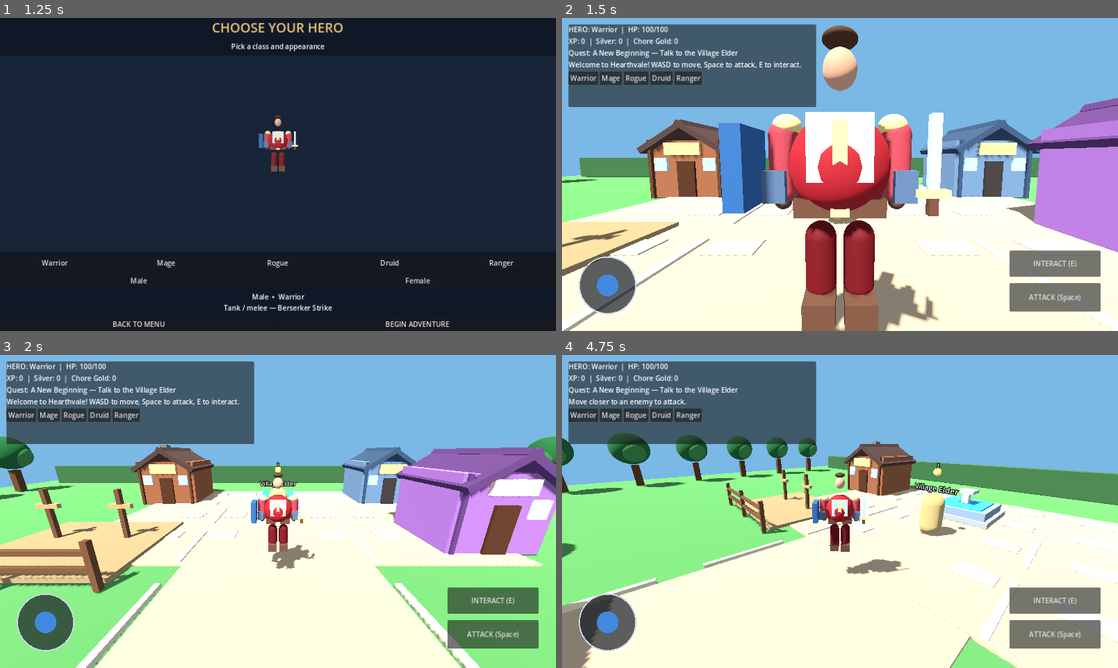
Above: before the commit, frames 1-4 (two rows, left to right).
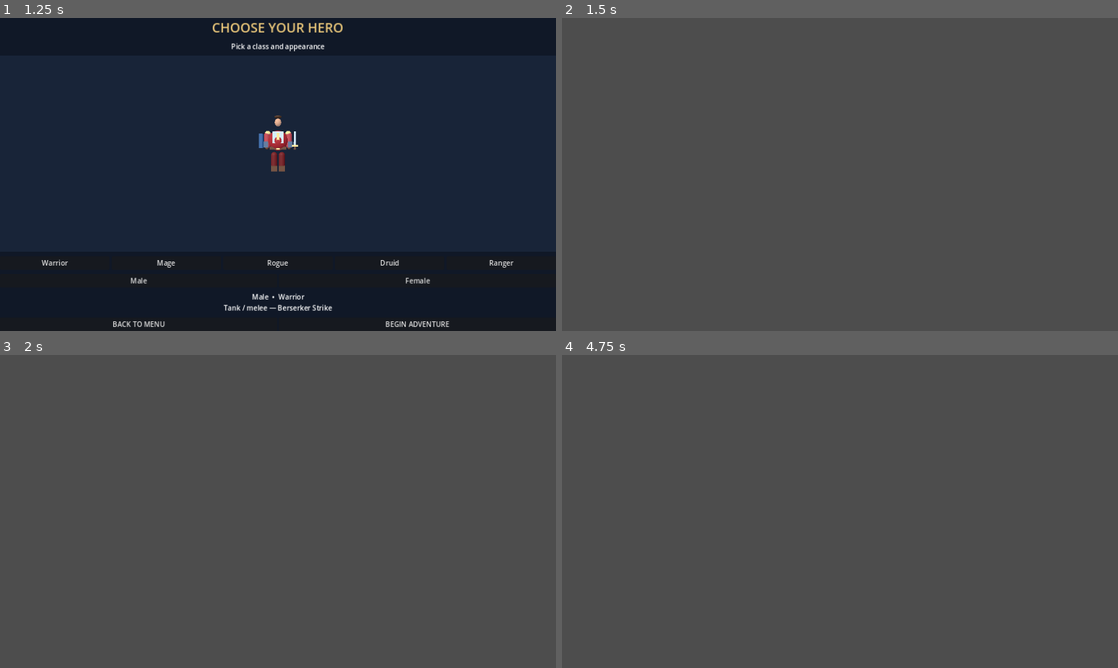
Above: after the commit, the same moments.

Repository: joeywhipple5-dot/Family-Quest
Game: Godot game, scene res://scenes/MainMenu.tscn
Same seed, same stepped clock (60 frames per second), same inputs: the game is played once before the commit and once after it.
Inputs (mouse positions are in pixels of both pictures, inside the frame that each line leads up to):
- Up to frame 1 (1.25 s): click "▶ PLAY" at 0.5 s
- Up to frame 2 (1.5 s): click "BEGIN ADVENTURE" at 1.25 s
- Up to frame 3 (2 s): no input
- Up to frame 4 (4.75 s): move the mouse to (962, 495) at 2.02 s; hold D (move_right) 2.03-2.75 s; hold Space (attack) 2.03-2.75 s; click (962, 495) at 2.17 s; drag from (728, 527) to (812, 574) at 2.77 s; move the mouse to (895, 442) at 3.52 s; hold D (move_right) 3.53-4.25 s; hold Space (attack) 3.53-4.25 s; click (895, 442) at 3.67 s; drag from (812, 574) to (673, 464) at 4.27 s

Frame 1 is identical in both runs. In frame 2, 98% of the frame differs, in the area x 0-100%, y 0-100%; in frame 3, 98%; in frame 4, 99%.
Error after the commit: Parse Error: Cannot infer the type of "movement" variable because the value doesn't have a set type. (res://player.gd:109)

Commit message:
Implement camera swipe controls and update settings
Added camera swipe functionality for player control and adjusted camera parameters.

Diff:
--- a/player.gd
+++ b/player.gd
@@ -71,20 +71,65 @@
 
     func _draw() -> void:
         var center := size / 2.0
+
         draw_circle(
             center, RADIUS,
             Color(0.08, 0.10, 0.13, 0.7)
         )
+
         draw_arc(
             center, RADIUS, 0, TAU, 48,
             Color(0.8, 0.85, 0.9), 3.0
         )
+
         draw_circle(
             center + knob_position, KNOB_RADIUS,
             Color(0.25, 0.55, 0.9, 0.95)
         )
 
 
+class CameraSwipeArea extends Control:
+    var player: CharacterBody3D
+    var tracking := false
+    var last_position := Vector2.ZERO
+
+    func _ready() -> void:
+        mouse_filter = Control.MOUSE_FILTER_STOP
+
+    func _gui_input(event: InputEvent) -> void:
+        if event is InputEventScreenTouch:
+            if event.pressed:
+                tracking = true
+                last_position = event.position
+            else:
+                tracking = false
+            accept_event()
+
+        elif event is InputEventScreenDrag and tracking:
+            var movement := event.position - last_position
+            last_position = event.position
+
+            if is_instance_valid(player):
+                player.rotate_camera(movement)
+
+            accept_event()
+
+        elif event is InputEventMouseButton:
+            if event.button_index == MOUSE_BUTTON_LEFT:
+                tracking = event.pressed
+                last_position = event.position
+                accept_event()
+
+        elif event is InputEventMouseMotion and tracking:
+            var movement := event.position - last_position
+            last_position = event.position
+
+            if is_instance_valid(player):
+                player.rotate_camera(movement)
+
+            accept_event()
+
+
 var hero_class := "Warrior"
 var hero_gender := "male"
 
@@ -98,17 +143,23 @@
 @export var braking := 24.0
 @export var turn_speed := 8.0
 
-@export var camera_follow_speed := 5.0
 @export var camera_distance := 6.0
-@export var camera_height := 3.0
+@export var camera_pitch := 18.0
 @export var camera_look_height := 1.2
+@export var camera_follow_speed := 6.0
+@export var camera_turn_speed := 5.0
+@export var camera_swipe_sensitivity := 0.006
+
 @export var respawn_delay := 2.0
 
 var gravity := 20.0
 var camera: Camera3D
+var camera_rig: Node3D
+var camera_yaw := 0.0
+var camera_pitch_current := 18.0
+var camera_pitch_target := 18.0
 var joystick_input := Vector2.ZERO
 var spawn_position := Vector3(0, 1, 4)
-var camera_offset := Vector3.ZERO
 
 
 func _ready() -> void:
@@ -125,47 +176,28 @@
         "res://scripts/CharacterBuilder.gd"
     )
     var builder = builder_script.new()
+
     var character_model: Node3D = builder.build_character(
         hero_class, hero_gender
     )
     character_model.name = "VisibleHeroModel"
     add_child(character_model)
 
-    # Camera is independent of player rotation.
-    # This prevents sudden camera spins when the hero turns.
+    # Camera rig is independent of hero rotation.
+    # This prevents the view from snapping whenever the hero turns.
+    camera_rig = Node3D.new()
+    camera_rig.name = "CameraRig"
+    get_tree().root.add_child.call_deferred(camera_rig)
+
     camera = Camera3D.new()
     camera.name = "FollowCamera"
-    camera.position = Vector3.ZERO
     camera.current = true
-    get_tree().root.add_child.call_deferred(camera)
-
-    camera_offset = Vector3(0, camera_height, camera_distance)
+    camera_rig.add_child(camera)
+
+    camera_pitch_current = camera_pitch
+    camera_pitch_target = camera_pitch
 
     _make_touch_controls()
-
-
-func _process(delta: float) -> void:
-    if not is_instance_valid(camera):
-        return
-
-    # Follow behind the direction the hero faces.
-    var behind := global_transform.basis.z.normalized()
-    var target_position := global_position
-    target_position += Vector3.UP * camera_height
-    target_position += behind * camera_distance
-
-    var follow_weight := 1.0 - exp(
-        -camera_follow_speed * delta
-    )
-
-    camera.global_position = camera.global_position.lerp(
-        target_position, follow_weight
-    )
-
-    var look_target := global_position
-    look_target.y += camera_look_height
-
-    camera.look_at(look_target, Vector3.UP)
 
 
 func _physics_process(delta: float) -> void:
@@ -185,18 +217,14 @@
     if input_dir.length_squared() > 1.0:
         input_dir = input_dir.normalized()
 
-    # Movement is relative to the hero's facing direction.
-    var forward := -global_transform.basis.z
-    var right := global_transform.basis.x
-
-    forward.y = 0.0
-    right.y = 0.0
-    forward = forward.normalized()
-    right = right.normalized()
+    # Movement follows the camera's horizontal direction.
+    var yaw_basis := Basis(Vector3.UP, camera_yaw)
+    var camera_forward := -yaw_basis.z
+    var camera_right := yaw_basis.x
 
     var direction := (
-        right * input_dir.x
-        + forward * -input_dir.y
+        camera_right * input_dir.x
+        + camera_forward * -input_dir.y
     )
 
     if direction.length_squared() > 1.0:
@@ -212,10 +240,11 @@
     )
 
     var movement_rate := braking
+
     if direction.length_squared() > 0.001:
         movement_rate = acceleration
 
-        # Turn smoothly toward the movement direction.
+        # Face the direction of travel smoothly.
         var target_yaw := atan2(
             -direction.x, -direction.z
         )
@@ -239,6 +268,70 @@
         velocity.y = 0.0
 
     move_and_slide()
+
+
+func _process(delta: float) -> void:
+    if not is_instance_valid(camera_rig):
+        return
+
+    # Follow the hero while allowing the player to orbit the camera.
+    var target_yaw := rotation.y + camera_yaw_offset
+    var weight := 1.0 - exp(-camera_follow_speed * delta)
+
+    camera_yaw = lerp_angle(
+        camera_yaw, target_yaw, weight
+    )
+
+    camera_pitch_current = lerpf(
+        camera_pitch_current,
+        camera_pitch_target,
+        weight
+    )
+
+    camera_rig.global_position = camera_rig.global_position.lerp(
+        global_position, weight
+    )
+
+    var pitch_radians := deg_to_rad(camera_pitch_current)
+    var horizontal_distance := (
+        camera_distance * cos(pitch_radians)
+    )
+    var vertical_distance := (
+        camera_distance * sin(pitch_radians)
+    )
+
+    var offset := Vector3(
+        sin(camera_yaw) * horizontal_distance,
+        vertical_distance,
+        cos(camera_yaw) * horizontal_distance
+    )
+
+    camera.global_position = (
+        camera_rig.global_position
+        + offset
+        + Vector3.UP * camera_look_height
+    )
+
+    var look_target := camera_rig.global_position
+    look_target.y += camera_look_height
+
+    camera.look_at(look_target, Vector3.UP)
+
+
+var camera_yaw_offset := 0.0
+
+
+func rotate_camera(movement: Vector2) -> void:
+    camera_yaw_offset -= (
+        movement.x * camera_swipe_sensitivity
+    )
+
+    camera_pitch_target = clampf(
+        camera_pitch_target
+        + movement.y * camera_swipe_sensitivity * 50.0,
+        5.0,
+        45.0
+    )
 
 
 func take_damage(amount: int) -> void:
@@ -295,6 +388,7 @@
     layer.layer = 5
     add_child(layer)
 
+    # Left side: movement joystick.
     var joystick := VirtualJoystick.new()
     joystick.name = "MovementJoystick"
     joystick.set_anchors_preset(Control.PRESET_BOTTOM_LEFT)
@@ -307,3 +401,17 @@
     )
 
     layer.add_child(joystick)
+
+    # Right side: swipe to rotate camera.
+    var swipe_area := CameraSwipeArea.new()
+    swipe_area.name = "CameraSwipeArea"
+    swipe_area.player = self
+    swipe_area.anchor_left = 0.5
+    swipe_area.anchor_right = 1.0
+    swipe_area.anchor_top = 0.0
+    swipe_area.anchor_bottom = 1.0
+    swipe_area.offset_left = 0.0
+    swipe_area.offset_right = 0.0
+    swipe_area.offset_top = 0.0
+    swipe_area.offset_bottom = 0.0
+    layer.add_child(swipe_area)
